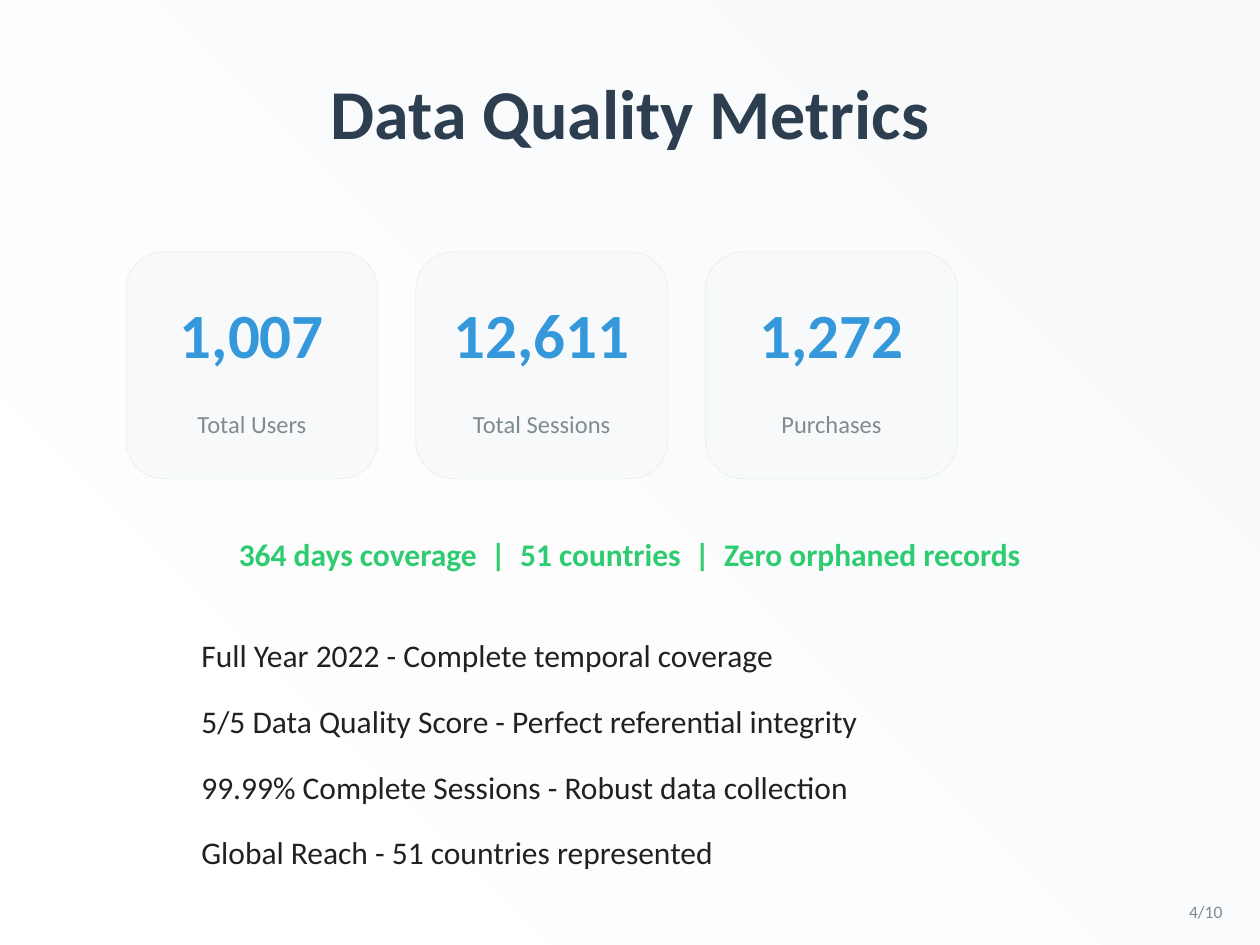
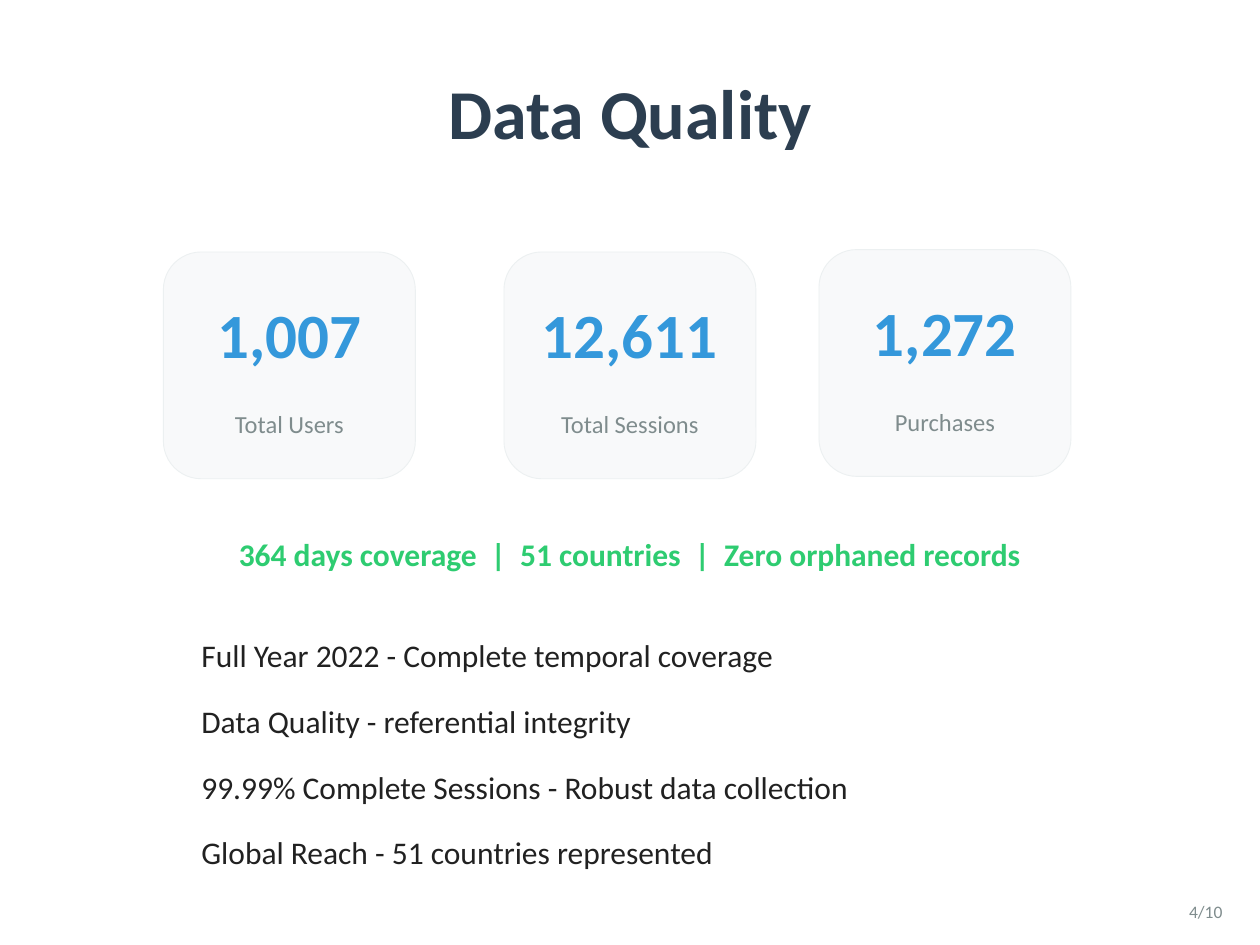
Before and after one commit to yiwei79/GameData_Analysis_Projects, a slide deck: slide 4 of Delivery 1 KPIs/Deliverables/Game_Analytics_Presentation.pptx. Drawn at 1260x945 pixels with LibreOffice and Linux fonts; fonts in the diff are those of the drawing. Boxes give left, top, right and bottom in pixels: in the first picture for what was removed or moved away, otherwise in the second. Text is boxed around its words. In the diff, an @@ line names an element or a change of style, - is before the commit and + after.

```diff
--- a/Delivery 1 KPIs/Deliverables/Game_Analytics_Presentation.pptx
+++ b/Delivery 1 KPIs/Deliverables/Game_Analytics_Presentation.pptx
@@ background gradient #FFFFFF to #F8F9FA to #FFFFFF @@
@@ text at (448,90,812,150): text changed @@
-Data Quality Metrics
+Data Quality
@@ 2 texts, 1 rounded rectangle: place and size @@
-2 texts, 1 rounded rectangle at (126,252,378,479)
+2 texts, 1 rounded rectangle at (164,252,416,479)
@@ 2 texts, 1 rounded rectangle: place and size @@
-2 texts, 1 rounded rectangle at (416,252,668,479)
+2 texts, 1 rounded rectangle at (504,252,756,479)
@@ rounded rectangle: place and size @@
-rounded rectangle at (706,252,958,479)
+rounded rectangle at (819,249,1071,476)
@@ text "1,272": place and size @@
-text "1,272" at (760,316,904,366)
+text "1,272" at (873,314,1017,364)
@@ text "Purchases": place and size @@
-text "Purchases" at (781,416,881,433)
+text "Purchases" at (895,414,995,431)
@@ text at (201,711,630,739): text changed @@
-5/5 Data Quality Score - Perfect referential integrity
+Data Quality - referential integrity
```
Also in this commit, not shown: 9 other slides changed, 1 slide added, 4 other files.
